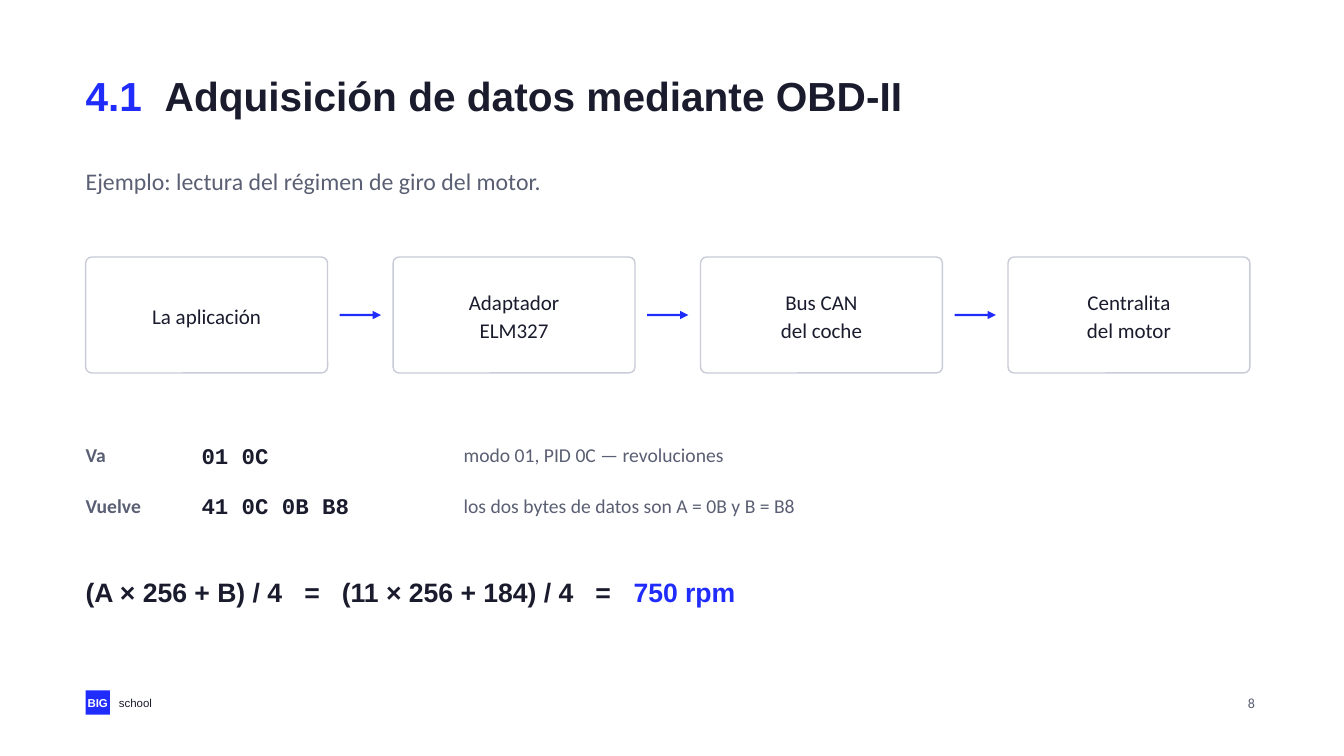
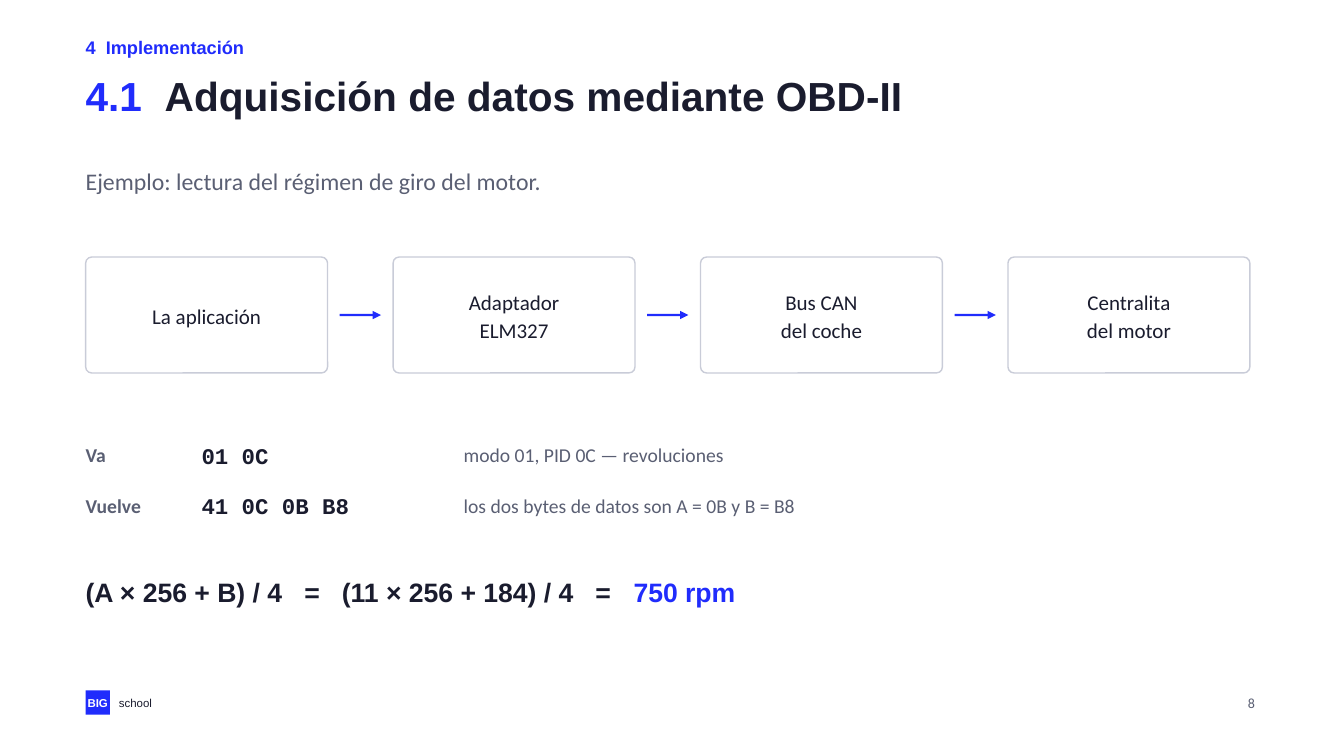
Before and after one commit to NovilloQuinta/intelligent-automotive-diagnostics, a slide deck: slide 8 of docs/presentacion/tfm-intelligent-automotive-diagnostics.pptx. Drawn at 1344x756 pixels with LibreOffice and Linux fonts; fonts in the diff are those of the drawing. Boxes give left, top, right and bottom in pixels: in the first picture for what was removed or moved away, otherwise in the second. Text is boxed around its words. In the diff, an @@ line names an element or a change of style, - is before the commit and + after.

```diff
--- a/docs/presentacion/tfm-intelligent-automotive-diagnostics.pptx
+++ b/docs/presentacion/tfm-intelligent-automotive-diagnostics.pptx
@@ text added at (x1=86, y1=40, x2=244, y2=58), 13 pt, text #202CFC, bold @@
+4 Implementación
```
Also in this commit, not shown: 6 other slides changed, 3 other files.
